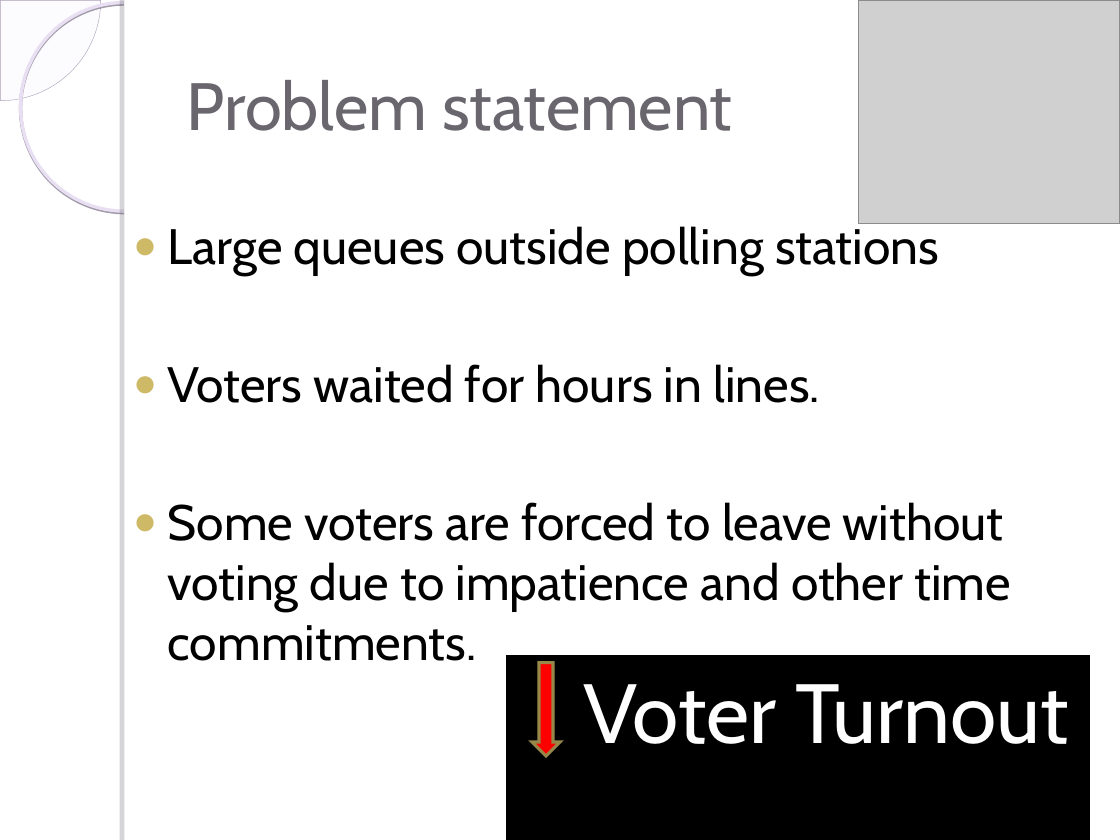
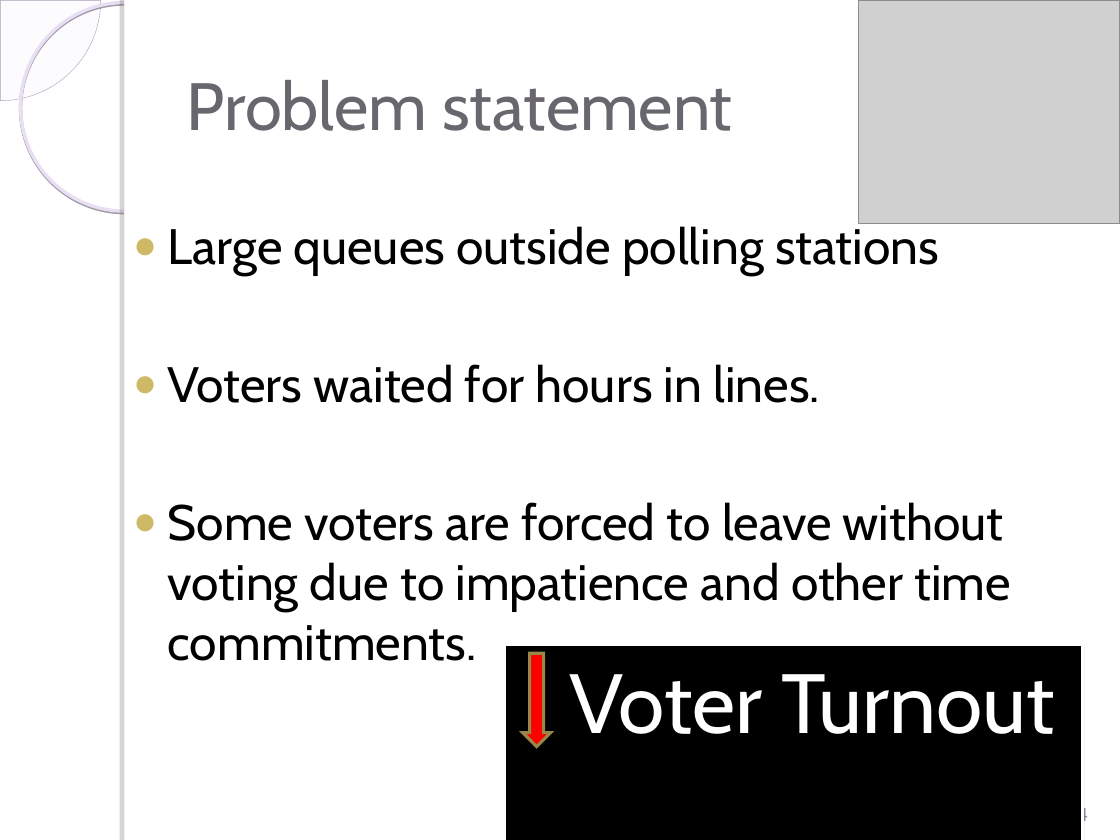
Before and after one commit to heshamnaiem/election-voting-system-modeling-and-simulation, a slide deck: slide 4 of CMP606-Group777-Poster.ppt. Drawn at 1120x840 pixels with LibreOffice and Linux fonts; fonts in the diff are those of the drawing; grey boxes stand for pictures; background and template pictures are left out. Boxes give left, top, right and bottom in pixels: in the first picture for what was removed or moved away, otherwise in the second. Text is boxed around its words. In the diff, an @@ line names an element or a change of style, - is before the commit and + after.

Commit message:
updates in formatting

```diff
--- a/CMP606-Group777-Poster.ppt
+++ b/CMP606-Group777-Poster.ppt
@@ rectangle "Voter Turnout" resized from (x1=504, y1=653, x2=1092, y2=840) to (x1=504, y1=644, x2=1083, y2=840) @@
@@ down arrow moved from (x1=532, y1=663, x2=560, y2=756) to (x1=523, y1=653, x2=551, y2=746) @@
```
